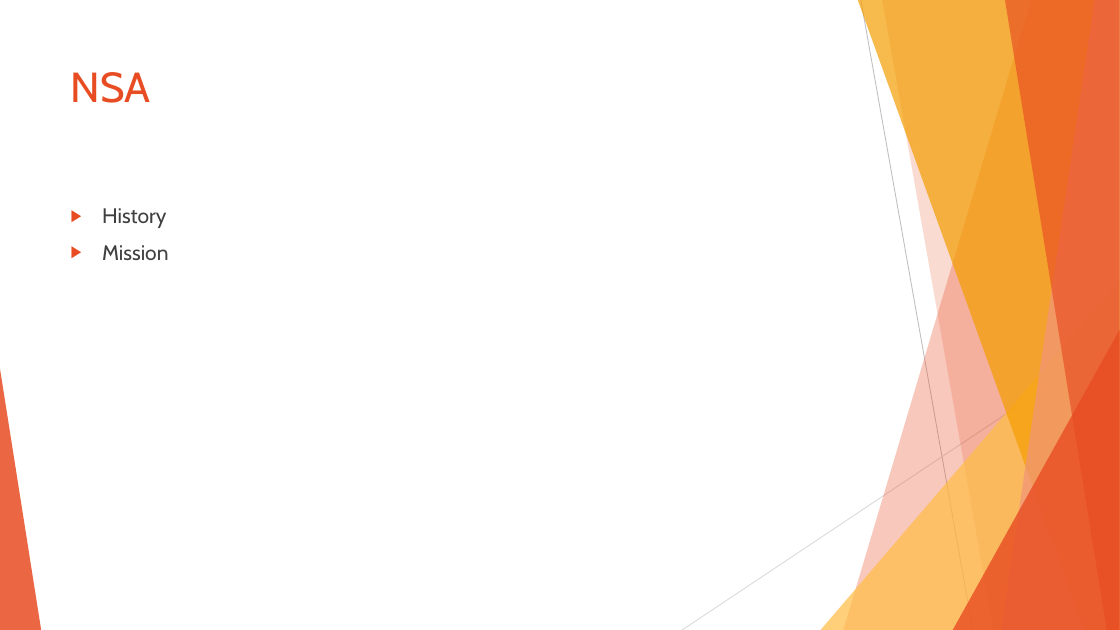
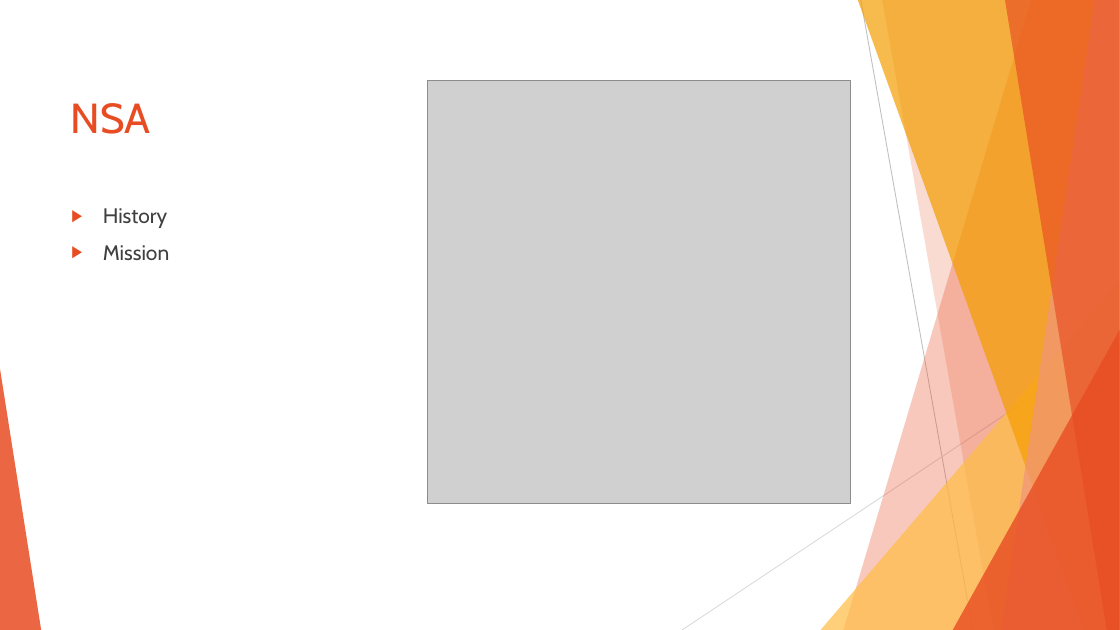
Before and after one commit to sebivenlo/ESDE-2022-Ghidra, a slide deck: slide 4 of Ghidra_Prep.pptx. Drawn at 1120x630 pixels with LibreOffice and Linux fonts; fonts in the diff are those of the drawing; grey boxes stand for pictures. Boxes give left, top, right and bottom in pixels: in the first picture for what was removed or moved away, otherwise in the second. Text is boxed around its words. In the diff, an @@ line names an element or a change of style, - is before the commit and + after.

Commit message:
Update Ghidra_Prep.pptx
added some last minute changes for couple of slides and added image for the NSA

```diff
--- a/Ghidra_Prep.pptx
+++ b/Ghidra_Prep.pptx
@@ title "NSA" at [71,103,151,134]: vertical alignment top to middle @@
@@ picture added at [428,81,850,503] @@
```
Also in this commit, not shown: 1 other slide changed.
